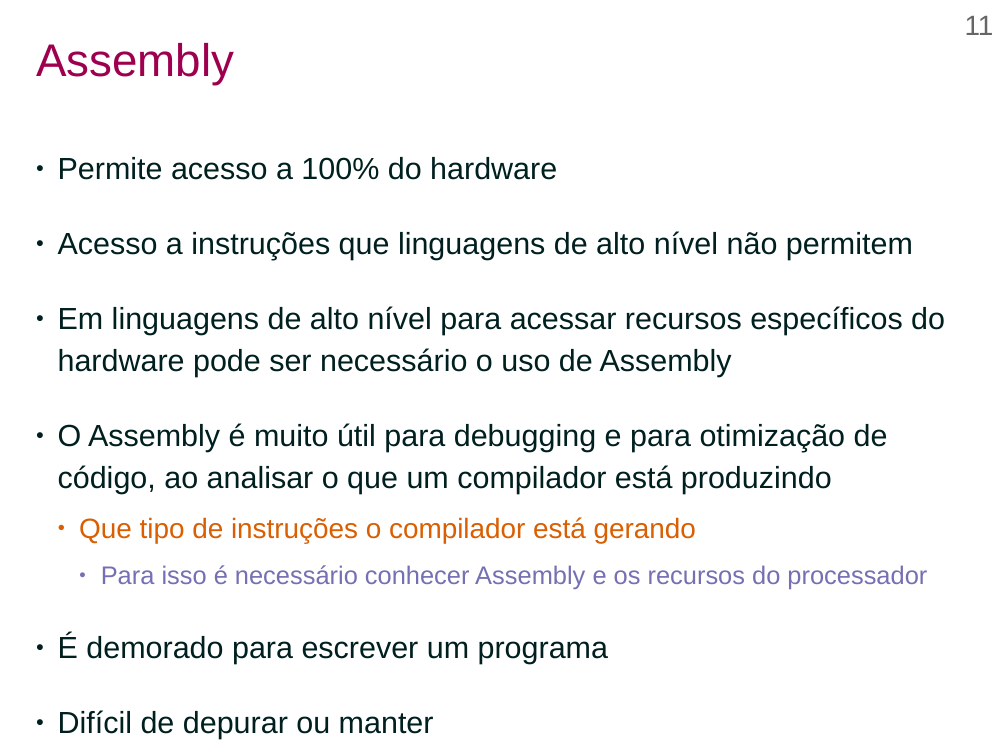
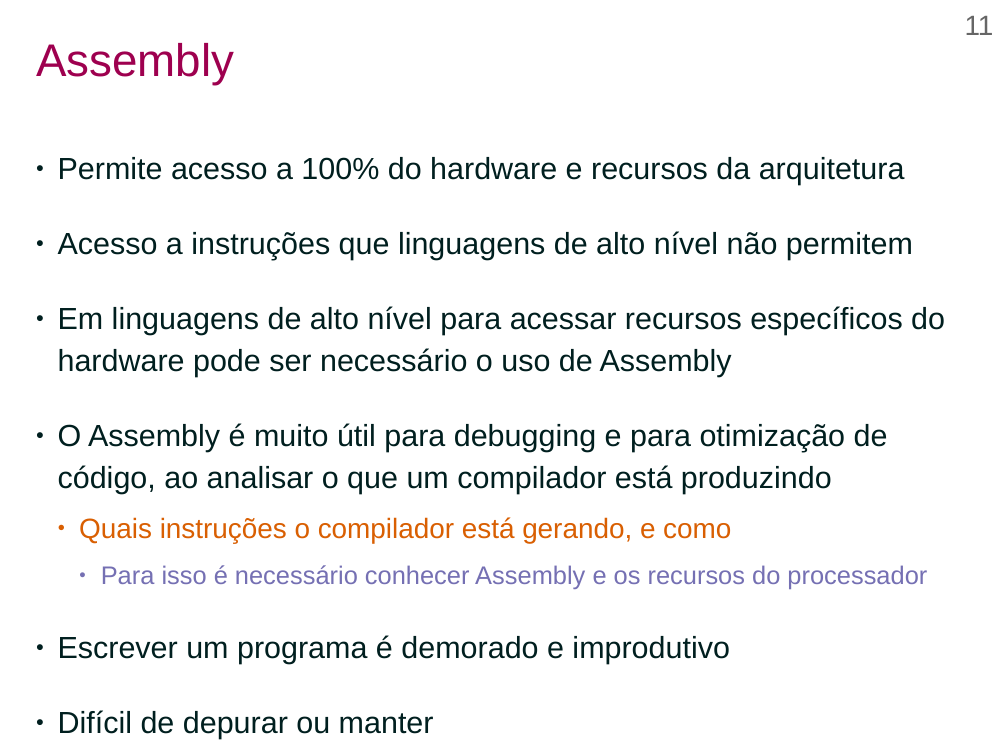
Before and after one commit to efurlanm/teaching, a slide deck: slide 11 of aed/AED-U1S2-Assembly.odp. Drawn at 1008x756 pixels with LibreOffice and Linux fonts; fonts in the diff are those of the drawing; background and template pictures are left out. Boxes give left, top, right and bottom in pixels: in the first picture for what was removed or moved away, otherwise in the second. Text is boxed around its words. In the diff, an @@ line names an element or a change of style, - is before the commit and + after.

```diff
--- a/aed/AED-U1S2-Assembly.odp
+++ b/aed/AED-U1S2-Assembly.odp
@@ text at [58, 157, 905, 185]: text changed @@
-● Permite acesso a 100% do hardware
+● Permite acesso a 100% do hardware e recursos da arquitetura
@@ text at [79, 517, 731, 543]: text changed @@
-  ● Que tipo de instruções o compilador está gerando
+  ● Quais instruções o compilador está gerando, e como
@@ text at [58, 635, 730, 664]: text changed @@
-● É demorado para escrever um programa
+● Escrever um programa é demorado e improdutivo
```
Also in this commit, not shown: 30 other slides changed, 18 other files.
